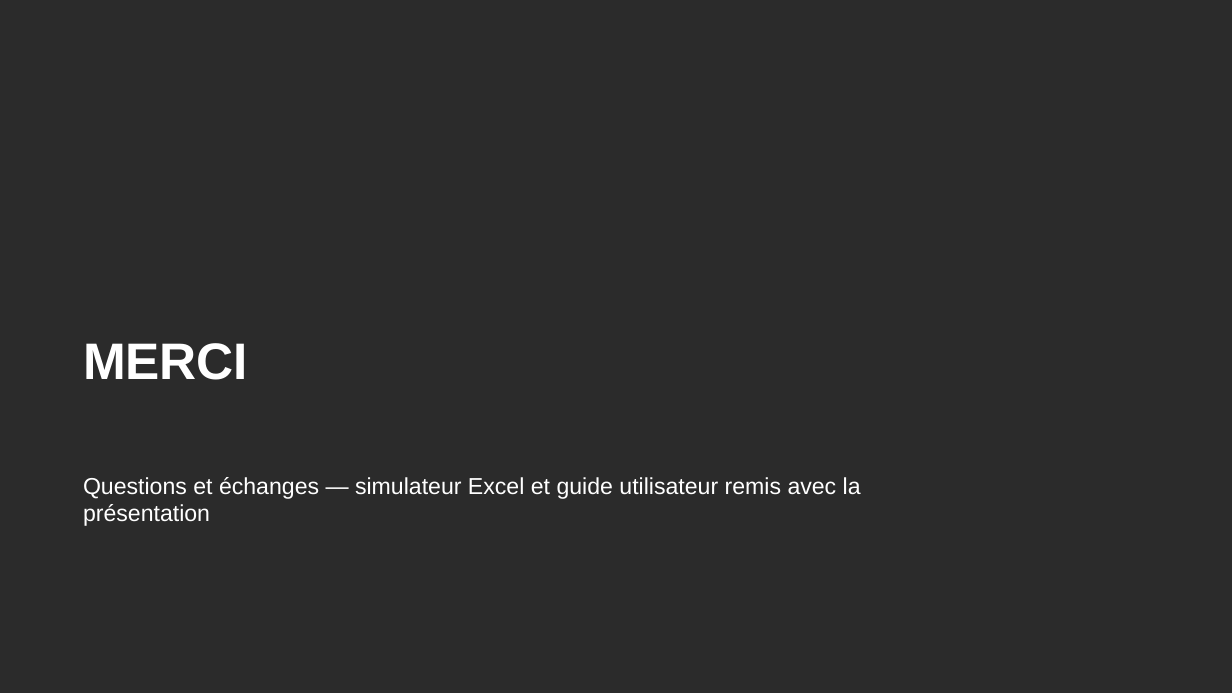
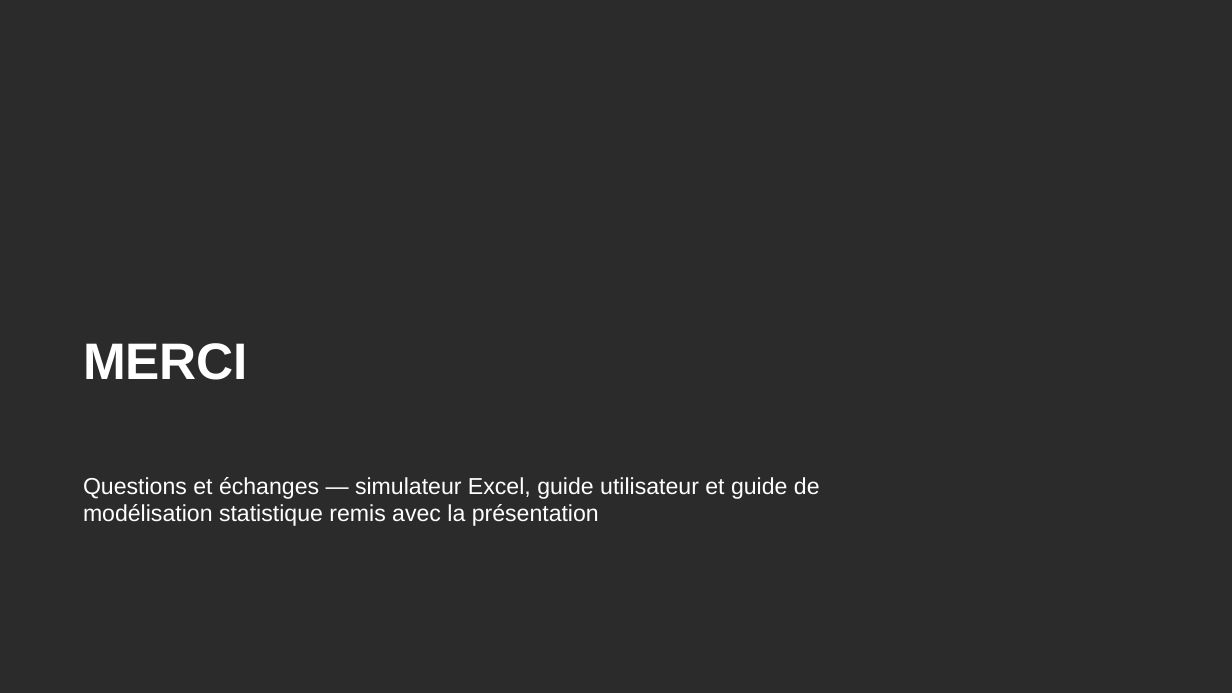
Before and after one commit to tariqeddoumi/Entreprise-scoring-cl, a slide deck: slide 17 of docs/presentations/Notation_entreprises_synthese_management.pptx. Drawn at 1232x693 pixels with LibreOffice and Linux fonts; fonts in the diff are those of the drawing; background and template pictures are left out; a plain dark background stands for a picture behind light text. Boxes give left, top, right and bottom in pixels: in the first picture for what was removed or moved away, otherwise in the second. Text is boxed around its words. In the diff, an @@ line names an element or a change of style, - is before the commit and + after.

```diff
--- a/docs/presentations/Notation_entreprises_synthese_management.pptx
+++ b/docs/presentations/Notation_entreprises_synthese_management.pptx
@@ text at (x1=83, y1=477, x2=820, y2=526): text changed @@
-Questions et échanges — simulateur Excel et guide utilisateur remis avec la présentation
+Questions et échanges — simulateur Excel, guide utilisateur et guide de modélisation statistique remis avec la présentation
```
Also in this commit, not shown: 4 other slides changed, 19 other files.
